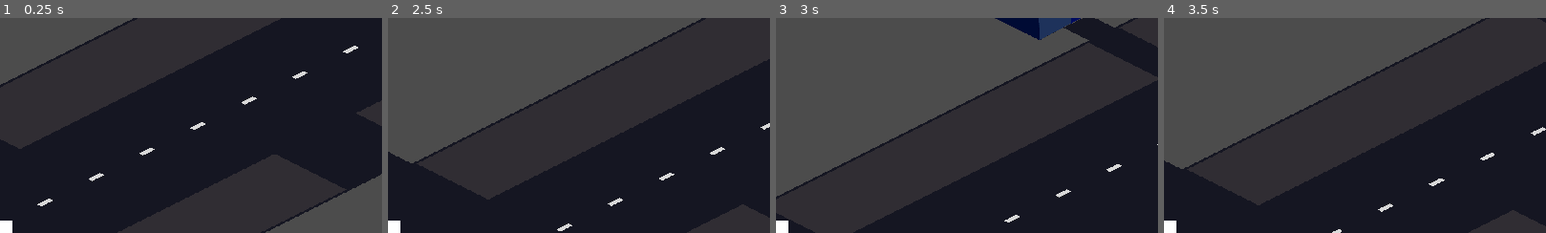
Above: before the commit, frames 1-4 (left to right).
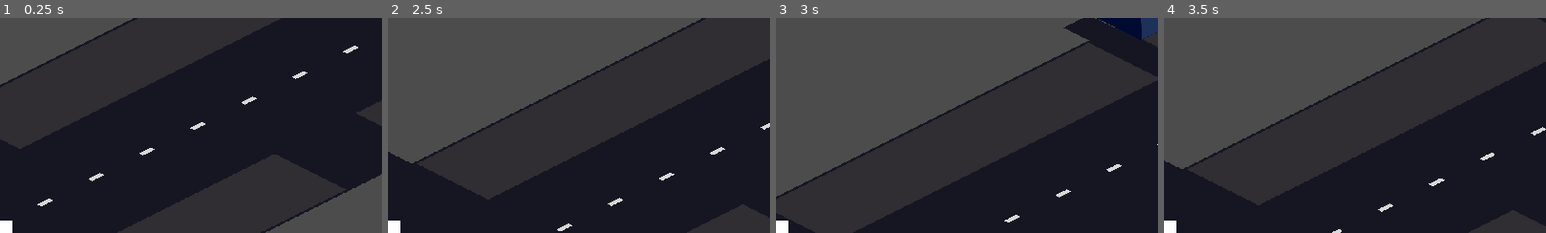
Above: after the commit, the same moments.

Repository: Merliin42/Ludum-Dare-46
Game: Godot game, scene res://Scenes/Main.tscn
Same seed, same stepped clock (60 frames per second), same inputs: the game is played once before the commit and once after it.
Inputs:
- Up to frame 1 (0.25 s): no input
- Up to frame 2 (2.5 s): tap Enter (ui_accept) at 0.5, 0.77, 1.52 s; hold D (ui_right) 0.53-2.03 s; hold Q (ui_left) from 2.03 s (still down)
- Up to frame 3 (3 s): keep holding Q (ui_left)
- Up to frame 4 (3.5 s): keep holding Q (ui_left); tap Enter (ui_accept) at 3.02 s
The pictures show only the part of the screen within x 50-100%, y 0-50%; the shares and areas given below are measured in that part.

Frames 1-2 are identical in both runs. In frame 3, 2.0% of the frame differs, in the area x 57-100%, y 0-11%; in frame 4, nothing differs.

Commit message:
Gerbe de sang

Diff:
--- /dev/null
+++ b/Scenes/Blood.tscn
@@ -0,0 +1,26 @@
+[gd_scene load_steps=2 format=2]
+
+[sub_resource type="ParticlesMaterial" id=1]
+lifetime_randomness = 1.0
+emission_shape = 2
+emission_box_extents = Vector3( 1, 1, 1 )
+flag_disable_z = true
+spread = 180.0
+gravity = Vector3( 500, -250, 0 )
+initial_velocity = 400.0
+orbit_velocity = 0.0
+orbit_velocity_random = 0.0
+linear_accel = -500.0
+scale = 20.0
+scale_random = 1.0
+color = Color( 0.470588, 0.0627451, 0.0627451, 1 )
+
+[node name="Blood" type="Particles2D"]
+emitting = false
+amount = 500
+one_shot = true
+explosiveness = 0.8
+randomness = 0.5
+visibility_rect = Rect2( -100, -100, 200, 200 )
+local_coords = false
+process_material = SubResource( 1 )
--- a/Scenes/Character.tscn
+++ b/Scenes/Character.tscn
@@ -11,6 +11,7 @@
 
 [node name="Character" type="KinematicBody2D"]
 position = Vector2( 104, 1000 )
+collision_layer = 32
 script = ExtResource( 2 )
 __meta__ = {
 "_edit_group_": true
@@ -30,7 +31,7 @@
 shape = SubResource( 2 )
 
 [node name="ChildDetector" type="Area2D" parent="."]
-collision_layer = 4
+collision_layer = 32
 collision_mask = 4
 
 [node name="CollisionShape2D" type="CollisionShape2D" parent="ChildDetector"]
--- a/Scenes/Child.tscn
+++ b/Scenes/Child.tscn
@@ -1,18 +1,35 @@
-[gd_scene load_steps=4 format=2]
+[gd_scene load_steps=6 format=2]
 
 [ext_resource path="res://Assets/Child/child.png" type="Texture" id=1]
 [ext_resource path="res://Scripts/Child.gd" type="Script" id=2]
+[ext_resource path="res://Scenes/Blood.tscn" type="PackedScene" id=3]
 
 [sub_resource type="RectangleShape2D" id=1]
+extents = Vector2( 64, 64 )
+
+[sub_resource type="RectangleShape2D" id=2]
 extents = Vector2( 64, 64 )
 
 [node name="Child" type="Sprite"]
 texture = ExtResource( 1 )
 script = ExtResource( 2 )
 
-[node name="Area2D" type="Area2D" parent="."]
+[node name="Collisions" type="Area2D" parent="."]
 collision_layer = 4
 
-[node name="CollisionShape2D" type="CollisionShape2D" parent="Area2D"]
+[node name="CollisionShape2D" type="CollisionShape2D" parent="Collisions"]
 shape = SubResource( 1 )
-[connection signal="body_entered" from="Area2D" to="." method="_on_Area2D_body_entered"]
+
+[node name="Blood" parent="." instance=ExtResource( 3 )]
+
+[node name="Timer" type="Timer" parent="."]
+
+[node name="Death" type="Area2D" parent="."]
+collision_layer = 0
+collision_mask = 48
+
+[node name="CollisionShape2D" type="CollisionShape2D" parent="Death"]
+shape = SubResource( 2 )
+[connection signal="body_entered" from="Collisions" to="." method="_on_Collisions_body_entered"]
+[connection signal="timeout" from="Timer" to="." method="_on_Timer_timeout"]
+[connection signal="area_entered" from="Death" to="." method="_on_Death_area_entered"]
--- a/Scenes/Main.tscn
+++ b/Scenes/Main.tscn
@@ -35,9 +35,9 @@
 [node name="Pennywise" parent="." instance=ExtResource( 1 )]
 position = Vector2( 1002.07, 2461.52 )
 
-[node name="StaticBody2D" type="StaticBody2D" parent="."]
+[node name="Colision" type="StaticBody2D" parent="."]
 
-[node name="CollisionPolygon2D" type="CollisionPolygon2D" parent="StaticBody2D"]
+[node name="CollisionPolygon2D" type="CollisionPolygon2D" parent="Colision"]
 build_mode = 1
 polygon = PoolVector2Array( 18752, -6816, 19456, -6464, 1088, 2720, 384, 2368 )
 
--- a/Scenes/TileMap.tscn
+++ b/Scenes/TileMap.tscn
@@ -1,221 +1,10 @@
-[gd_scene load_steps=16 format=2]
+[gd_scene load_steps=2 format=2]
 
-[ext_resource path="res://Assets/Tileset/Right - Outer angle road.png" type="Texture" id=1]
-[ext_resource path="res://Assets/Tileset/pavement.png" type="Texture" id=2]
-[ext_resource path="res://Assets/Tileset/Road.png" type="Texture" id=3]
-[ext_resource path="res://Assets/Tileset/building.png" type="Texture" id=4]
-[ext_resource path="res://Assets/Tileset/Road path left.png" type="Texture" id=5]
-[ext_resource path="res://Assets/Tileset/house.png" type="Texture" id=6]
-[ext_resource path="res://Assets/Tileset/Left - Road.png" type="Texture" id=7]
-[ext_resource path="res://Assets/Tileset/Road angle left.png" type="Texture" id=8]
-[ext_resource path="res://Assets/Tileset/Left - Outer angle road.png" type="Texture" id=9]
-[ext_resource path="res://Assets/Tileset/Road angle right.png" type="Texture" id=10]
-[ext_resource path="res://Assets/Tileset/Left - Inner angle road.png" type="Texture" id=11]
-[ext_resource path="res://Assets/Tileset/Road angle right 2.png" type="Texture" id=12]
-[ext_resource path="res://Assets/Tileset/Road upper angle.png" type="Texture" id=13]
-[ext_resource path="res://Assets/Tileset/Road straight.png" type="Texture" id=14]
-
-[sub_resource type="TileSet" id=1]
-4/name = "pavement angle"
-4/texture = ExtResource( 11 )
-4/tex_offset = Vector2( 0, 0 )
-4/modulate = Color( 1, 1, 1, 1 )
-4/region = Rect2( 0, 64, 128, 64 )
-4/tile_mode = 0
-4/occluder_offset = Vector2( 0, 0 )
-4/navigation_offset = Vector2( 0, 0 )
-4/shape_offset = Vector2( 0, 0 )
-4/shape_transform = Transform2D( 1, 0, 0, 1, 0, 0 )
-4/shape_one_way = false
-4/shape_one_way_margin = 0.0
-4/shapes = [  ]
-4/z_index = 0
-5/name = "pavement corner down"
-5/texture = ExtResource( 9 )
-5/tex_offset = Vector2( 0, 0 )
-5/modulate = Color( 1, 1, 1, 1 )
-5/region = Rect2( 0, 64, 128, 64 )
-5/tile_mode = 0
-5/occluder_offset = Vector2( 0, 0 )
-5/navigation_offset = Vector2( 0, 0 )
-5/shape_offset = Vector2( 0, 0 )
-5/shape_transform = Transform2D( 1, 0, 0, 1, 0, 0 )
-5/shape_one_way = false
-5/shape_one_way_margin = 0.0
-5/shapes = [  ]
-5/z_index = 0
-6/name = "pavement side down"
-6/texture = ExtResource( 7 )
-6/tex_offset = Vector2( 0, 0 )
-6/modulate = Color( 1, 1, 1, 1 )
-6/region = Rect2( 0, 64, 128, 64 )
-6/tile_mode = 0
-6/occluder_offset = Vector2( 0, 0 )
-6/navigation_offset = Vector2( 0, 0 )
-6/shape_offset = Vector2( 0, 0 )
-6/shape_transform = Transform2D( 1, 0, 0, 1, 0, 0 )
-6/shape_one_way = false
-6/shape_one_way_margin = 0.0
-6/shapes = [  ]
-6/z_index = 0
-8/name = "pavement corner up"
-8/texture = ExtResource( 1 )
-8/tex_offset = Vector2( 0, 0 )
-8/modulate = Color( 1, 1, 1, 1 )
-8/region = Rect2( 0, 64, 128, 64 )
-8/tile_mode = 0
-8/occluder_offset = Vector2( 0, 0 )
-8/navigation_offset = Vector2( 0, 0 )
-8/shape_offset = Vector2( 0, 0 )
-8/shape_transform = Transform2D( 1, 0, 0, 1, 0, 0 )
-8/shape_one_way = false
-8/shape_one_way_margin = 0.0
-8/shapes = [  ]
-8/z_index = 0
-10/name = "road angle"
-10/texture = ExtResource( 8 )
-10/tex_offset = Vector2( 0, 0 )
-10/modulate = Color( 1, 1, 1, 1 )
-10/region = Rect2( 0, 64, 128, 64 )
-10/tile_mode = 0
-10/occluder_offset = Vector2( 0, 0 )
-10/navigation_offset = Vector2( 0, 0 )
-10/shape_offset = Vector2( 0, 0 )
-10/shape_transform = Transform2D( 1, 0, 0, 1, 0, 0 )
-10/shape_one_way = false
-10/shape_one_way_margin = 0.0
-10/shapes = [  ]
-10/z_index = 0
-11/name = "road angle up"
-11/texture = ExtResource( 10 )
-11/tex_offset = Vector2( 0, 0 )
-11/modulate = Color( 1, 1, 1, 1 )
-11/region = Rect2( 0, 64, 128, 64 )
-11/tile_mode = 0
-11/occluder_offset = Vector2( 0, 0 )
-11/navigation_offset = Vector2( 0, 0 )
-11/shape_offset = Vector2( 0, 0 )
-11/shape_transform = Transform2D( 1, 0, 0, 1, 0, 0 )
-11/shape_one_way = false
-11/shape_one_way_margin = 0.0
-11/shapes = [  ]
-11/z_index = 0
-14/name = "road"
-14/texture = ExtResource( 3 )
-14/tex_offset = Vector2( 0, 0 )
-14/modulate = Color( 1, 1, 1, 1 )
-14/region = Rect2( 0, 64, 128, 64 )
-14/tile_mode = 0
-14/occluder_offset = Vector2( 0, 0 )
-14/navigation_offset = Vector2( 0, 0 )
-14/shape_offset = Vector2( 0, 0 )
-14/shape_transform = Transform2D( 1, 0, 0, 1, 0, 0 )
-14/shape_one_way = false
-14/shape_one_way_margin = 0.0
-14/shapes = [  ]
-14/z_index = 0
-15/name = "pavement"
-15/texture = ExtResource( 2 )
-15/tex_offset = Vector2( 0, 0 )
-15/modulate = Color( 1, 1, 1, 1 )
-15/region = Rect2( 0, 64, 128, 64 )
-15/tile_mode = 0
-15/occluder_offset = Vector2( 0, 0 )
-15/navigation_offset = Vector2( 0, 0 )
-15/shape_offset = Vector2( 0, 0 )
-15/shape_transform = Transform2D( 1, 0, 0, 1, 0, 0 )
-15/shape_one_way = false
-15/shape_one_way_margin = 0.0
-15/shapes = [  ]
-15/z_index = 0
-17/name = "building"
-17/texture = ExtResource( 4 )
-17/tex_offset = Vector2( -128, -512 )
-17/modulate = Color( 1, 1, 1, 1 )
-17/region = Rect2( 0, 15, 384, 576 )
-17/tile_mode = 0
-17/occluder_offset = Vector2( 0, 0 )
-17/navigation_offset = Vector2( 0, 0 )
-17/shape_offset = Vector2( 0, 0 )
-17/shape_transform = Transform2D( 1, 0, 0, 1, 0, 0 )
-17/shape_one_way = false
-17/shape_one_way_margin = 0.0
-17/shapes = [  ]
-17/z_index = 0
-18/name = "road path"
-18/texture = ExtResource( 5 )
-18/tex_offset = Vector2( 0, 0 )
-18/modulate = Color( 1, 1, 1, 1 )
-18/region = Rect2( 0, 64, 128, 64 )
-18/tile_mode = 0
-18/occluder_offset = Vector2( 0, 0 )
-18/navigation_offset = Vector2( 0, 0 )
-18/shape_offset = Vector2( 0, 0 )
-18/shape_transform = Transform2D( 1, 0, 0, 1, 0, 0 )
-18/shape_one_way = false
-18/shape_one_way_margin = 0.0
-18/shapes = [  ]
-18/z_index = 0
-20/name = "house"
-20/texture = ExtResource( 6 )
-20/tex_offset = Vector2( -128, -448 )
-20/modulate = Color( 1, 1, 1, 1 )
-20/region = Rect2( 203, 192, 384, 512 )
-20/tile_mode = 0
-20/occluder_offset = Vector2( 0, 0 )
-20/navigation_offset = Vector2( 0, 0 )
-20/shape_offset = Vector2( 0, 0 )
-20/shape_transform = Transform2D( 1, 0, 0, 1, 0, 0 )
-20/shape_one_way = false
-20/shape_one_way_margin = 0.0
-20/shapes = [  ]
-20/z_index = 0
-21/name = "road angle down"
-21/texture = ExtResource( 12 )
-21/tex_offset = Vector2( 0, 0 )
-21/modulate = Color( 1, 1, 1, 1 )
-21/region = Rect2( 0, 64, 128, 64 )
-21/tile_mode = 0
-21/occluder_offset = Vector2( 0, 0 )
-21/navigation_offset = Vector2( 0, 0 )
-21/shape_offset = Vector2( 0, 0 )
-21/shape_transform = Transform2D( 1, 0, 0, 1, 0, 0 )
-21/shape_one_way = false
-21/shape_one_way_margin = 0.0
-21/shapes = [  ]
-21/z_index = 0
-22/name = "pavement side up"
-22/texture = ExtResource( 13 )
-22/tex_offset = Vector2( 0, 0 )
-22/modulate = Color( 1, 1, 1, 1 )
-22/region = Rect2( 0, 64, 128, 64 )
-22/tile_mode = 0
-22/occluder_offset = Vector2( 0, 0 )
-22/navigation_offset = Vector2( 0, 0 )
-22/shape_offset = Vector2( 0, 0 )
-22/shape_transform = Transform2D( 1, 0, 0, 1, 0, 0 )
-22/shape_one_way = false
-22/shape_one_way_margin = 0.0
-22/shapes = [  ]
-22/z_index = 0
-23/name = "road line"
-23/texture = ExtResource( 14 )
-23/tex_offset = Vector2( 0, 0 )
-23/modulate = Color( 1, 1, 1, 1 )
-23/region = Rect2( 0, 64, 128, 64 )
-23/tile_mode = 0
-23/occluder_offset = Vector2( 0, 0 )
-23/navigation_offset = Vector2( 0, 0 )
-23/shape_offset = Vector2( 0, 0 )
-23/shape_transform = Transform2D( 1, 0, 0, 1, 0, 0 )
-23/shape_one_way = false
-23/shape_one_way_margin = 0.0
-23/shapes = [  ]
-23/z_index = 0
+[ext_resource path="res://Assets/Tileset/TileSet.tres" type="TileSet" id=1]
 
 [node name="TileMap" type="TileMap"]
 mode = 1
-tile_set = SubResource( 1 )
+tile_set = ExtResource( 1 )
 cell_size = Vector2( 128, 64 )
 format = 1
 tile_data = PoolIntArray( -16580568, 1073741829, 0, -16580567, 1073741830, 0, -16580566, 1073741828, 0, -16580565, 14,  …(120623 unchanged characters)…
--- a/Scenes/Traps/Car.tscn
+++ b/Scenes/Traps/Car.tscn
@@ -8,6 +8,8 @@
 extents = Vector2( 100.21, 32.6426 )
 
 [node name="Car" instance=ExtResource( 1 )]
+collision_layer = 18
+collision_mask = 18
 script = ExtResource( 3 )
 
 [node name="CollisionShape2D" parent="." index="0"]
--- a/Scripts/Child.gd
+++ b/Scripts/Child.gd
@@ -6,5 +6,18 @@
 	position.x += direction.x*delta
 	position.y += direction.y*delta
 
-func _on_Area2D_body_entered(body):
+func dead():
+	self.texture = null
+	$Blood.emitting = true
+	$Timer.start()
+
+func _on_Timer_timeout():
 	queue_free()
+
+
+func _on_Death_area_entered(area):
+	dead()
+
+
+func _on_Collisions_body_entered(body):
+	queue_free()
--- a/project.godot
+++ b/project.godot
@@ -101,6 +101,8 @@
 2d_physics/layer_2="traps"
 2d_physics/layer_3="childs"
 2d_physics/layer_4="pennywise"
+2d_physics/layer_5="car"
+2d_physics/layer_6="player"
 
 [rendering]
 
